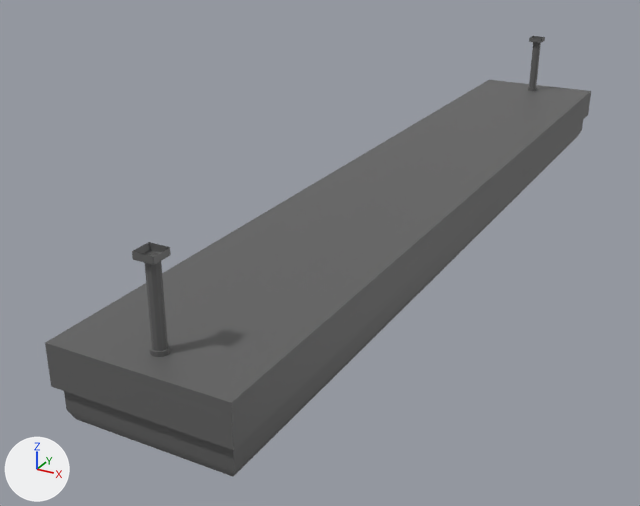
The FBX model Assets/Models/Decorative/Light.fbx, before and after one commit.
One viewpoint serves both versions: a camera (50 mm lens) standing at (1.99, -1.02, 18.89) and looking at (0.16, 2.31, 17.23). Arrows for +X, +Y and +Z are at lower left; the lights stay in place. The older version comes first. Where no turn or scale is listed for an object, it has been applied to the vertices.
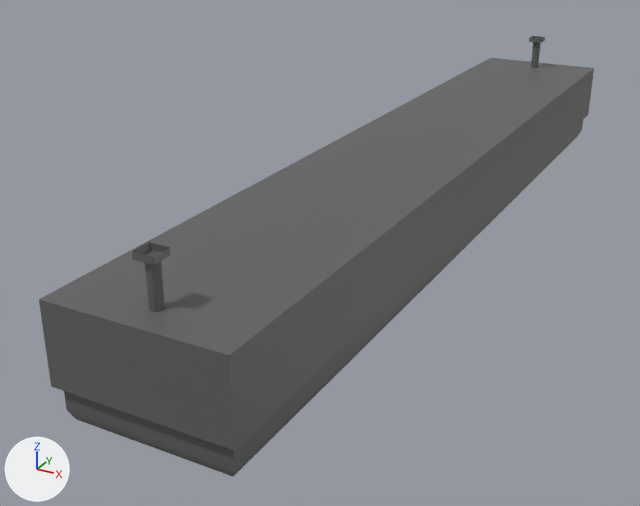
The newer file is also rescaled (x100.0) as a whole; pictures and numbers use the older file's frame.

Pixel boxes (x1, y1, x2, y2) of what changed, in the pictures (640 x 506 px; the box of a moved part takes in the faces that stretch with it):
'pCylinder5', reshaped
    before: (45, 36, 591, 476)
    after: (39, 36, 594, 476)
part 1 of me_mesh, moved or reshaped
    before: (45, 80, 591, 404)
    after: (39, 58, 594, 404)

The change, as a list of edits to the scene's bpy script:
```text
Change me_mesh:
    used by ob_pcylinder5; location = (0.472, 2.663, 17.585)
    verts and faces of me_mesh; kept vertices keep their numbers, new ones are numbered from 154
    before: 132 (-0.34, -2.03, -0.01) at pixel (44, 342), 133 (0.34, -2.03, -0.01) at pixel (231, 402), 134 (-0.34, 2.03, -0.01) at pixel (489, 79), 135 (0.34, 2.03, -0.01) at pixel (591, 91), 142 (-0.26, -1.94, -0.32)
    before: 147 (0.26, -1.94, -0.32), 150 (-0.26, 1.94, -0.32), 151 (0.26, 1.94, -0.32)
    remove me_mesh.from_pydata(...)  # 154 vertices, 119 faces; spans x -0.34..0.34, y -2.03..2.03, z -0.32..0.32
    add me_mesh.from_pydata(...)  # 182 vertices, 133 faces; spans x -0.34..0.34, y -2.03..2.03, z -0.3..0.32
    me_mesh part 1
    add for i in [*range(132, 136)]: verts[i] += (0.0, 0.0, 0.14)
    add for i in [142, 147, 150, 151]: verts[i] += (0.0, 0.0, 0.1)
    other edits to the shape of me_mesh do not show in these pictures
```
